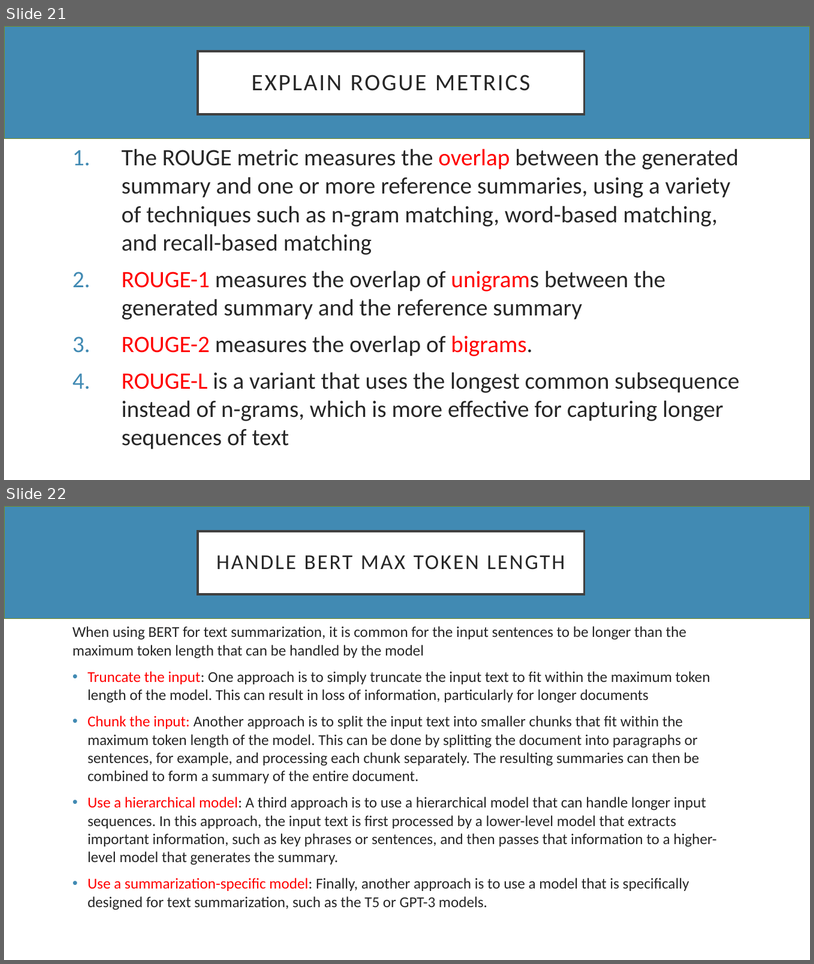
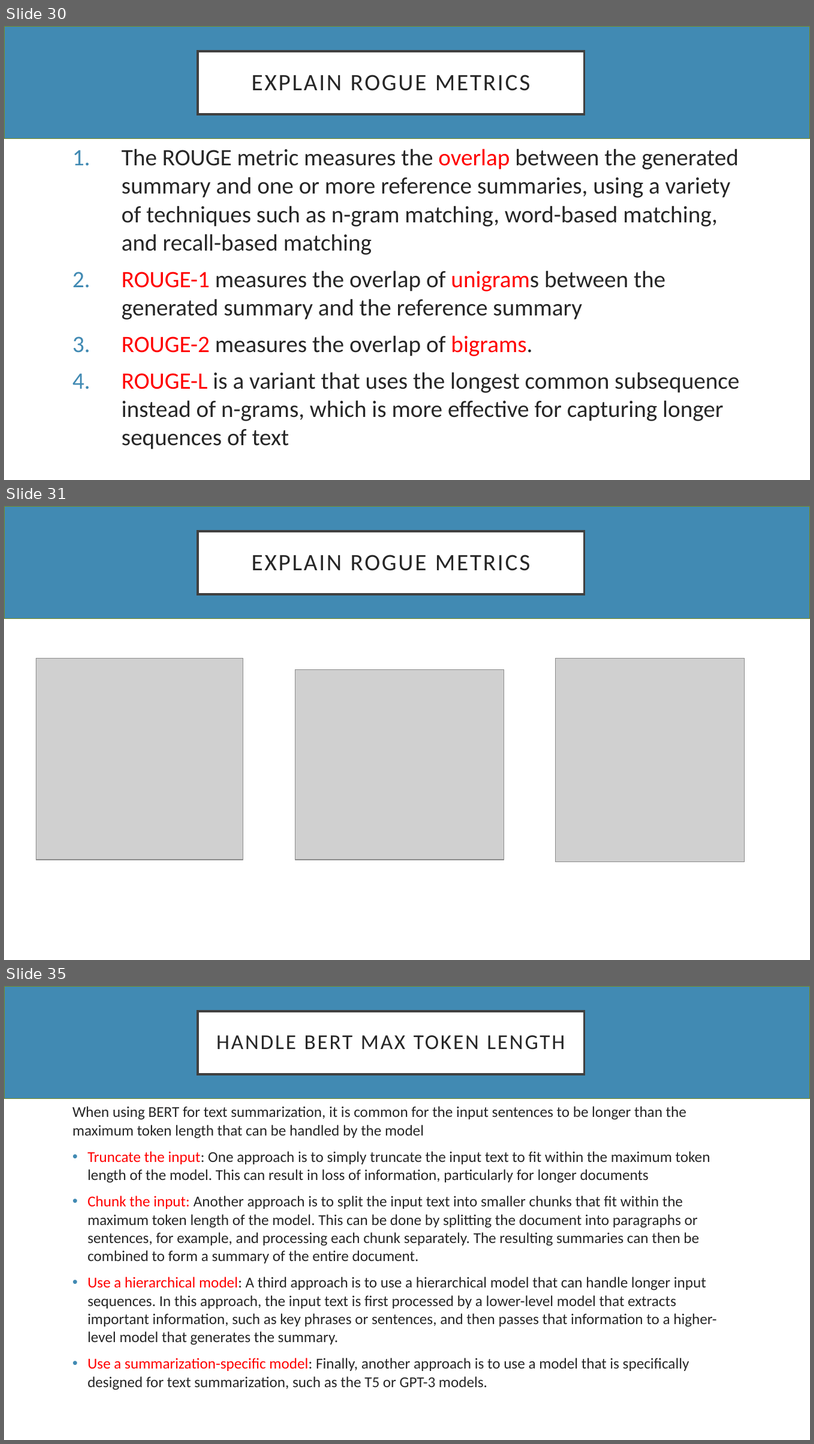
Before and after one commit to ashabilash/machine_learning_and_nlp_workshops, a slide deck: LLM.pptx. Shown one above the other, each under a label of ours: slides 21 and 22 before the commit, slides 30, 31 and 35 after it; the slides between them are not shown. The pictures are 814x964 and 814x1444 pixels, drawn with LibreOffice and Linux fonts; fonts in the diff are those of the drawing; grey boxes stand for pictures. Boxes give left, top, right and bottom in pixels: in the first picture for what was removed or moved away, otherwise in the second. Text is boxed around its words. In the diff, an @@ line names an element or a change of style, - is before the commit and + after.

```diff
--- a/LLM.pptx
+++ b/LLM.pptx
@@ slide 31 added at box(4, 506, 810, 960), background #FFFFFF @@
@@ rectangle added at box(4, 506, 810, 619), fill #418AB3, outline #7B871D 1 pt @@
@@ title added at box(198, 531, 585, 594), fill #FFFFFF, outline #404040 2.5 pt, 28 pt, text #262626 @@
+EXPLAIN ROGUE METRICS
@@ picture added at box(36, 658, 243, 859) @@
@@ picture added at box(556, 658, 745, 861) @@
@@ picture added at box(295, 669, 504, 859) @@
@@ what was slide 21 is now slide 30 @@
@@ what was slide 22 is now slide 35 @@
```
Also in this commit, not shown: 11 other slides added, 1 slide removed.
